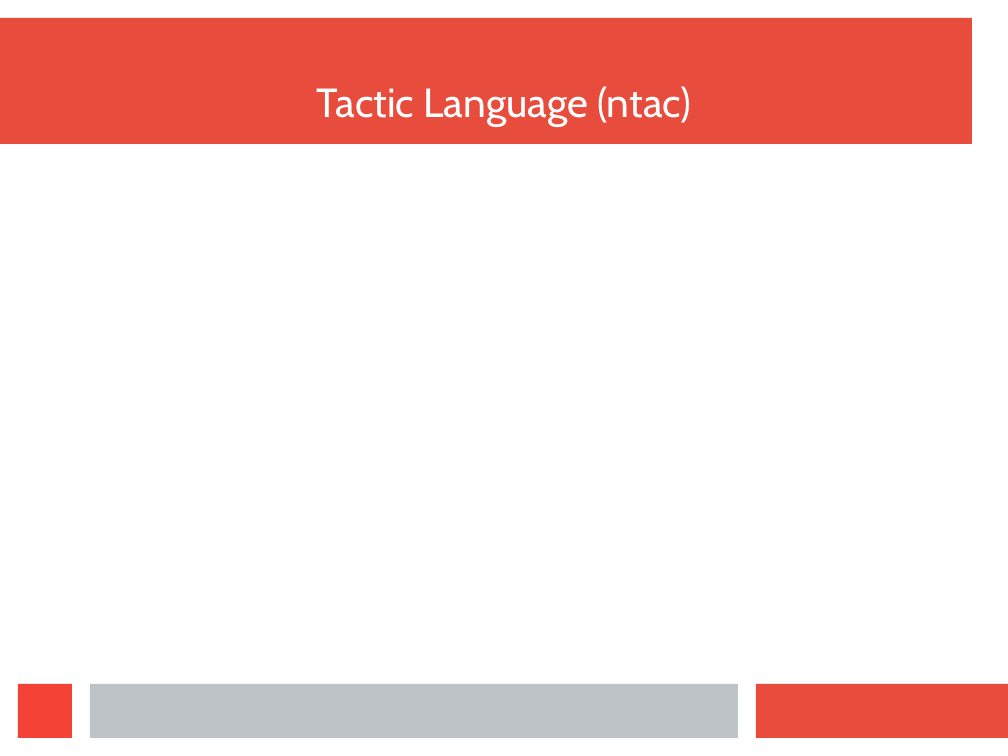
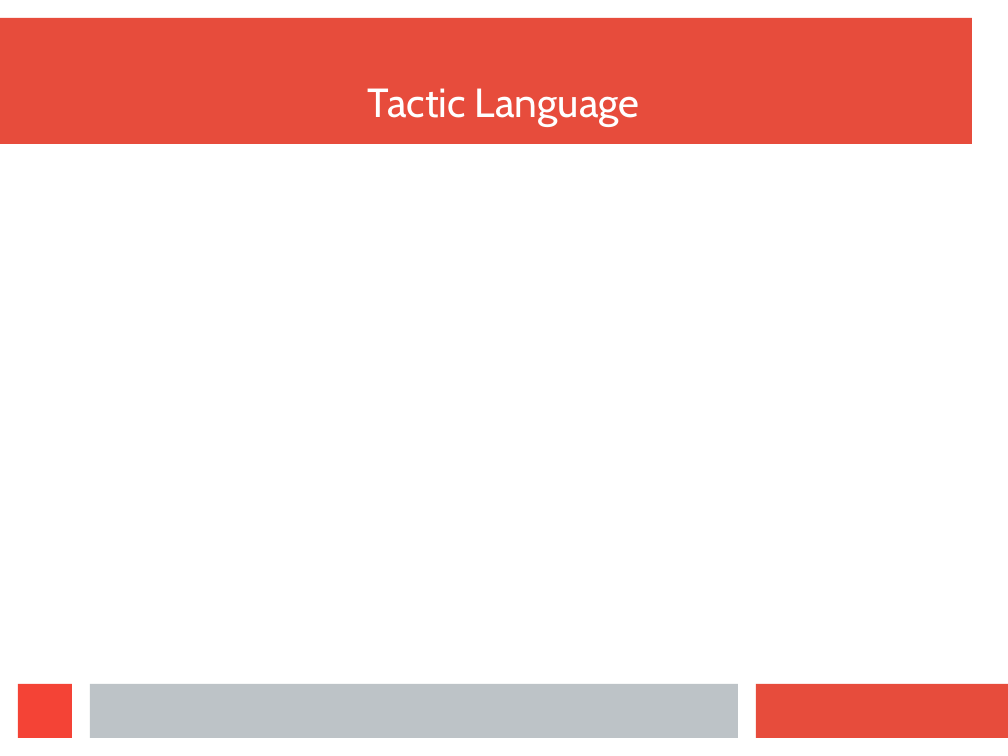
Before and after one commit to wilbowma/cur, a slide deck: slide 25 of hope-2016/slides.odp (slide 23 before the commit). Drawn at 1008x756 pixels with LibreOffice and Linux fonts; fonts in the diff are those of the drawing. Boxes give left, top, right and bottom in pixels: in the first picture for what was removed or moved away, otherwise in the second. Text is boxed around its words. In the diff, an @@ line names an element or a change of style, - is before the commit and + after.

```diff
--- a/hope-2016/slides.odp
+++ b/hope-2016/slides.odp
@@ title at (x1=368, y1=88, x2=640, y2=127): text changed @@
-Tactic Language (ntac)
+Tactic Language
```
Also in this commit, not shown: 5 other slides changed, 3 slides added, 1 slide removed, 1 other file.
